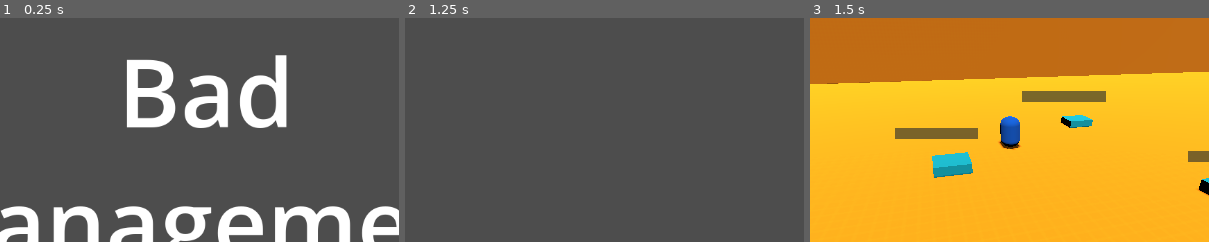
Above: before the commit, frames 1-3 (left to right).
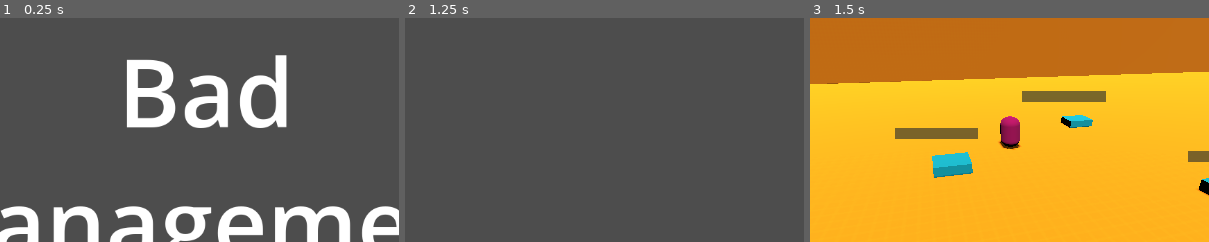
Above: after the commit, the same moments.

Repository: cgo722/DumbAI
Game: Godot game, scene res://main_world.tscn
The game is run twice, just before and just after one commit, with the same random seed, the same clock (stepped at 60 frames per second) and the same inputs. The engine's default icon, where the game draws it, is replaced by a stand-in: a white triangle on a blue panel in a dark square.
Inputs (mouse positions are % of the whole screen's width and height, from its top left):
- Up to frame 1 (0.25 s): no input
- Up to frame 2 (1.25 s): tap Enter at 0.5 s; move the mouse to (72, 45) at 0.52 s; click (72, 45) at 0.67 s
- Up to frame 3 (1.5 s): click "Level 1" at 1.25 s
The pictures show only the part of the screen within x 24-74%, y 17-67%; the shares and areas given below are measured in that part.

Frames 1-2 are identical in both runs. In frame 3, 0.6% of the frame differs, in the area x 47-53%, y 43-57%.

Commit message:
trying to get things to behave correctly

Diff:
--- a/AI/AI Resources/Aimless.tres
+++ b/AI/AI Resources/Aimless.tres
@@ -11,4 +11,5 @@
 reaction_delay = 0.5
 vertex_color = Color(1, 0.0459737, 0.148995, 1)
 leave_chance = 0.2
+min_wander_distance = 25.0
 metadata/_custom_type_script = "uid://cqkkpvmqxt888"
--- a/AI/AI Resources/Jumper.tres
+++ b/AI/AI Resources/Jumper.tres
@@ -9,6 +9,7 @@
 jump_height = 10.14
 detection_range = 50.0
 reaction_delay = 0.5
-vertex_color = Color(0, 0.389305, 0.875731, 1)
+vertex_color = Color(0.767721, 0, 0.409998, 1)
 leave_chance = 0.2
+min_wander_distance = 25.0
 metadata/_custom_type_script = "uid://cqkkpvmqxt888"
--- a/AI/AI Resources/Thrillseeker.tres
+++ b/AI/AI Resources/Thrillseeker.tres
@@ -7,8 +7,9 @@
 ai_state_name = "THRILLSEEKER"
 speed = 2.0
 jump_height = 300.0
-detection_range = 7.0
+detection_range = 25.0
 reaction_delay = 1.0
 vertex_color = Color(0.811765, 1, 0, 1)
 leave_chance = 0.6
+min_wander_distance = 25.0
 metadata/_custom_type_script = "uid://cqkkpvmqxt888"
--- a/AI/ai_base.gd
+++ b/AI/ai_base.gd
@@ -110,7 +110,7 @@
 		var candidate = Vector3(rand_x, y, rand_z)
 		var closest = NavigationServer3D.map_get_closest_point(nav_map, candidate)
 		var dist = global_transform.origin.distance_to(closest)
-		if dist > best_dist:
+		if dist > chosen_brain.min_wander_distance and dist > best_dist:
 			best_dist = dist
 			best_point = closest
 	return best_point
@@ -179,31 +179,37 @@
 
 	match state:
 		AIState.THRILLSEEKER:
-			# If no focused danger or it's invalid, find a new one
+			# If no focused danger or it's invalid, act like AIMLESS
 			if focused_danger == null or not is_instance_valid(focused_danger):
-				focused_danger = null
-				# Danger disappeared, pick a new random destination immediately
-				var tries := 0
-				while tries < 10:
-					var new_destination = get_random_navmesh_point(global_transform.origin, aimless_radius)
-					if global_transform.origin.distance_to(new_destination) > 1.0:
-						destination = new_destination
-						set_destination(destination)
-						break
-					tries += 1
+				# AIMLESS wander logic
+				var best_distance := -1.0
+				var best_destination := global_transform.origin
+				for i in range(10):
+					var candidate = get_random_navmesh_point_anywhere()
+					var dist = global_transform.origin.distance_to(candidate)
+					if dist > chosen_brain.min_wander_distance and dist > best_distance:
+						best_distance = dist
+						best_destination = candidate
+				if best_distance > chosen_brain.min_wander_distance:
+					destination = best_destination
+					set_destination(destination)
 			else:
 				var dist = global_transform.origin.distance_to(focused_danger.global_transform.origin)
 				if dist < chosen_brain.detection_range:
-					# Only set target if not already set
-					if nav_agent.get_target_position() != focused_danger.global_transform.origin:
-						nav_agent.set_target_position(focused_danger.global_transform.origin)
+					# Drop current destination and immediately move towards danger
+					destination = focused_danger.global_transform.origin
+					nav_agent.set_target_position(destination)
 				else:
 					focused_danger = null
 
 			var next_pos = nav_agent.get_next_path_position()
-			var direction = (next_pos - global_transform.origin).normalized()
-			self.velocity.x = direction.x * chosen_brain.speed
-			self.velocity.z = direction.z * chosen_brain.speed
+			var direction = (next_pos - global_transform.origin)
+			if direction.length() > 0.01:
+				direction = direction.normalized()
+			else:
+				direction = Vector3.ZERO
+			self.velocity.x = direction.x * chosen_brain.speed * 0.8
+			self.velocity.z = direction.z * chosen_brain.speed * 0.8
 		AIState.COWARD:
 			# If no focused danger or it's invalid, find a new one
 			if focused_danger == null or not is_instance_valid(focused_danger):
@@ -302,8 +308,12 @@
 	if ai_brain.size() > 0:
 		var hash_value = int(hash(str(level_hash)))
 		var brain_index = abs(hash_value) % ai_brain.size()
-		chosen_brain = ai_brain[brain_index]
+		# Duplicate the brain resource so each AI gets its own instance
+		chosen_brain = ai_brain[brain_index].duplicate()
 		ai_state = ai_state_from_string(chosen_brain.ai_state_name)
+		print("Spawning AI at:%s with brain index:%s" % [global_transform.origin, brain_index])
+		print("AI state: %s, vertex_color: %s" % [ai_state, chosen_brain.vertex_color]) # Debug output
+		update_mesh_color() # Ensure color is set after chosen_brain is assigned
 	else:
 		chosen_brain = null
 		ai_state = AIState.NULL
@@ -314,7 +324,6 @@
 		else:
 			var mesh = mesh_instance.mesh
 			var surface_count = mesh.get_surface_count()
-
 			for i in range(surface_count):
 				var mat = mesh_instance.get_active_material(i)
 				if mat:
@@ -343,6 +352,7 @@
 		drop_marker.material_override.albedo_color = Color(0, 0, 0, 0.5)
 		drop_marker.visible = false
 		add_child(drop_marker)
+	update_mesh_color()
 
 func _on_nav_map_changed(nav_map_id):
 	# Only set nav_ready if this is our agent's map
@@ -398,6 +408,24 @@
 		_:
 			return AIState.NULL
 
+func update_mesh_color():
+	if mesh_instance and chosen_brain:
+		var color = Color(1,1,1)
+		if chosen_brain.has_method("get"):
+			var vcolor = chosen_brain.get("vertex_color")
+			if typeof(vcolor) == TYPE_COLOR:
+				color = vcolor
+		print("AI mesh color for state %s: %s" % [ai_state, color]) # Debug output
+		if mesh_instance.mesh:
+			for i in range(mesh_instance.mesh.get_surface_count()):
+				var new_mat = StandardMaterial3D.new()
+				new_mat.albedo_color = color
+				mesh_instance.set_surface_override_material(i, new_mat)
+
+func set_ai_state(new_state):
+	ai_state = new_state
+	update_mesh_color()
+
 func set_destination(target_position: Vector3) -> void:
 	nav_agent.set_target_position(target_position)
 
